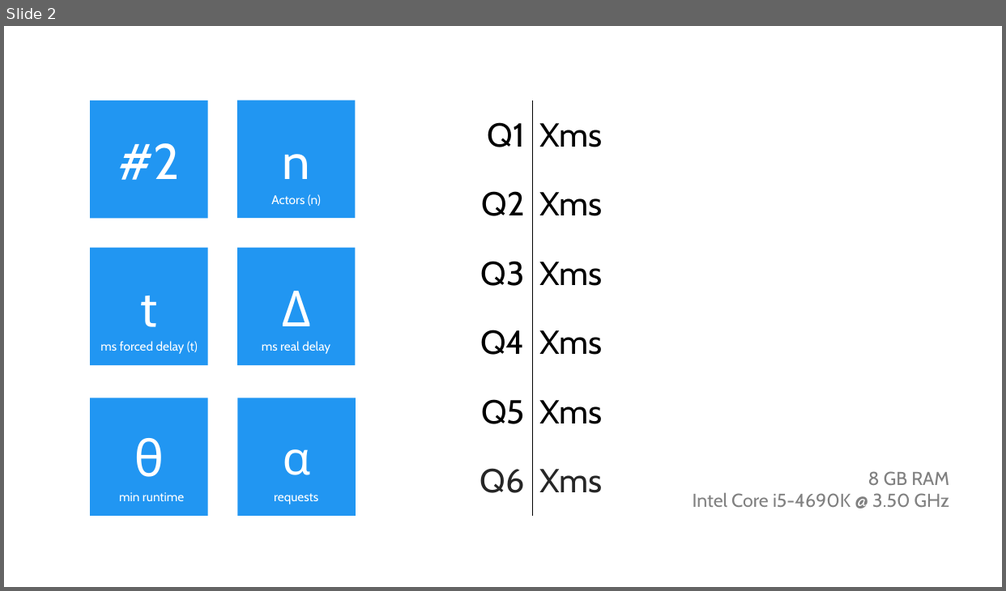
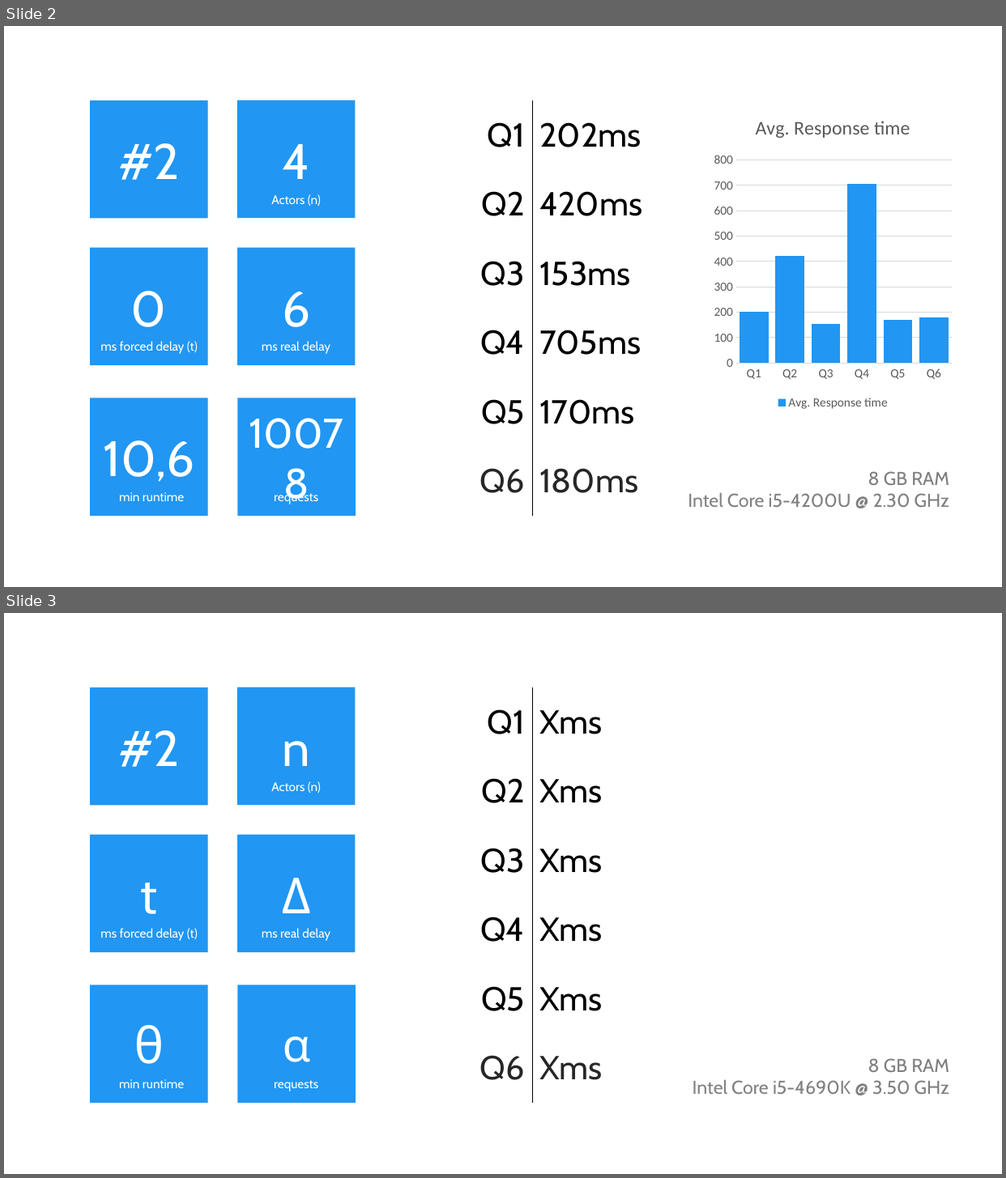
Before and after one commit to elordin/dbs, a slide deck: u07/Results.pptx. Shown one above the other, each under a label of ours: slide 2 before the commit, slides 2 and 3 after it. The pictures are 1006x591 and 1006x1178 pixels, drawn with LibreOffice and Linux fonts; fonts in the diff are those of the drawing. Boxes give left, top, right and bottom in pixels: in the first picture for what was removed or moved away, otherwise in the second. Text is boxed around its words. In the diff, an @@ line names an element or a change of style, - is before the commit and + after.

```diff
--- a/u07/Results.pptx
+++ b/u07/Results.pptx
@@ slide 2 added at bbox=[4, 26, 1002, 587], background #FFFFFF @@
@@ rectangle added at bbox=[90, 100, 207, 218], fill #2196F2, 48 pt, text #FFFFFF @@
+#2
@@ rectangle added at bbox=[237, 100, 355, 218], fill #2196F2, 48 pt, text #FFFFFF @@
+4
@@ table added at bbox=[385, 100, 680, 515], 6 rows, 2 columns @@
+Q1 | 202ms
+Q2 | 420ms
+Q3 | 153ms
+Q4 | 705ms
+Q5 | 170ms
+Q6 | 180ms
@@ column chart added at bbox=[710, 100, 957, 413] @@
+title "Avg. Response time"
+categories: Q1, Q2, Q3, Q4, Q5, Q6
+Avg. Response time: 200, 420, 150, 700, 170, 180
@@ text added at bbox=[271, 194, 321, 206], 12 pt, text #FFFFFF @@
+Actors (n)
@@ rectangle added at bbox=[90, 248, 207, 365], fill #2196F2, 48 pt, text #FFFFFF @@
+0
@@ rectangle added at bbox=[237, 248, 355, 365], fill #2196F2, 48 pt, text #FFFFFF @@
+6
@@ text added at bbox=[100, 341, 198, 354], 12 pt, text #FFFFFF @@
+ms forced delay (t)
@@ text added at bbox=[262, 341, 330, 354], 12 pt, text #FFFFFF @@
+ms real delay
@@ rectangle added at bbox=[90, 398, 207, 515], fill #2196F2, 48 pt, text #FFFFFF @@
+10,6
@@ rectangle added at bbox=[237, 398, 355, 515], fill #2196F2, 40 pt, text #FFFFFF @@
+10078
@@ text added at bbox=[688, 472, 949, 507], 18 pt, text #808080 @@
+8 GB RAM
+Intel Core i5-4200U @ 2.30 GHz
@@ text added at bbox=[119, 493, 184, 501], 12 pt, text #FFFFFF @@
+min runtime
@@ text added at bbox=[274, 491, 318, 505], 12 pt, text #FFFFFF @@
+requests
@@ what was slide 2 is now slide 3 @@
```
Also in this commit, not shown: 1 slide changed, 4 other files.
